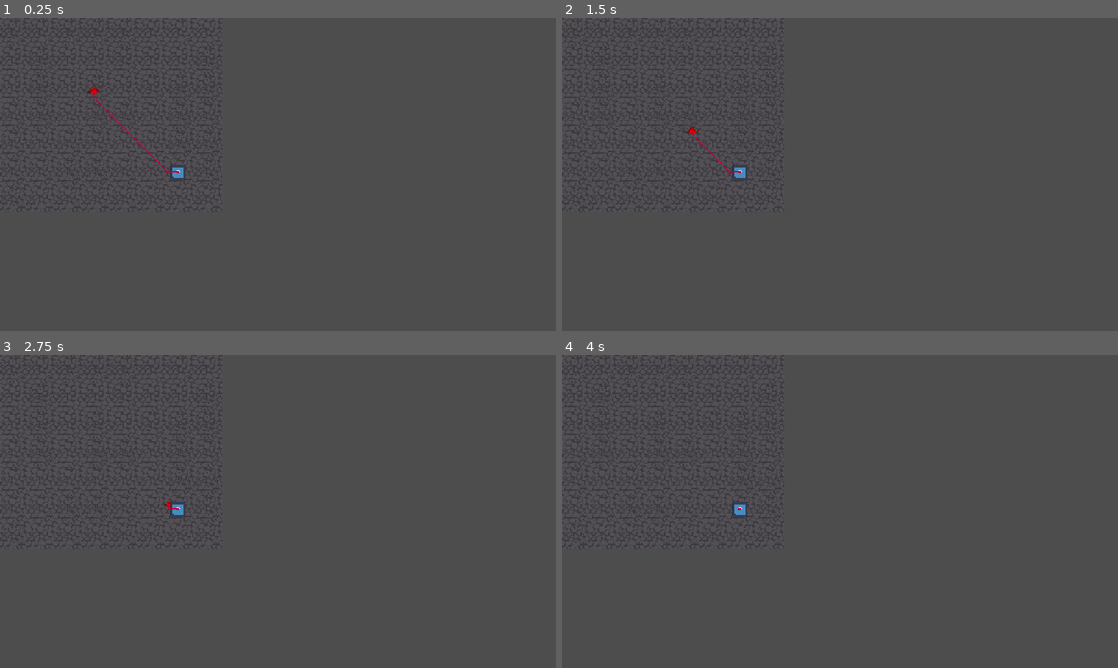
Above: before the commit, frames 1-4 (two rows, left to right).
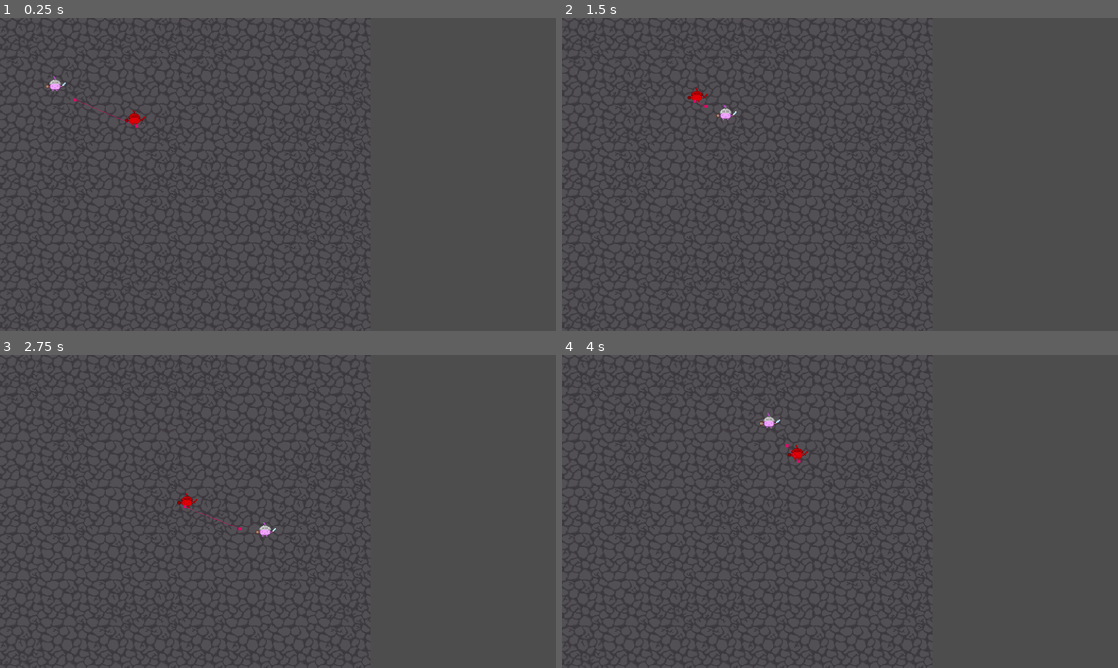
Above: after the commit, the same moments.

Repository: Mystievous/2025-mini-level-1
Game: Godot game, scene res://dev_workspaces/artemis/enemies/enemy_test_scene.tscn
The game is run twice, just before and just after one commit, with the same random seed, the same clock (stepped at 60 frames per second) and the same inputs. The project has no main scene, so this scene is started directly. The engine's default icon, where the game draws it, is replaced by a stand-in: a white triangle on a blue panel in a dark square.
Inputs:
- Up to frame 1 (0.25 s): no input
- Up to frame 2 (1.5 s): hold Right (ui_right) 0.53-1.28 s; hold Down (ui_down) from 1.28 s (still down)
- Up to frame 3 (2.75 s): release Down (ui_down) at 2.03 s; hold Right (ui_right) from 2.03 s (still down)
- Up to frame 4 (4 s): release Right (ui_right) at 2.78 s; hold Up (ui_up) 2.78-3.53 s; hold Left (ui_left) from 3.53 s (still down)

The runs differ from the first frame. In frame 1, 0.4% of the frame differs, in the area x 8-34%, y 18-52%; in frame 2, 0.3%; in frame 3, 0.3%; in frame 4, 0.3%.

Commit message:
refine enemy pathfinding

Diff:
--- a/components/enemy_behavior.gd
+++ b/components/enemy_behavior.gd
@@ -1,12 +1,12 @@
-extends Node2D
+extends NavigationAgent2D
 
-@onready var navigation_agent_2d: NavigationAgent2D = %NavigationAgent2D
+@export_custom(PROPERTY_HINT_NONE, "suffix:px") var target_distance_from_player: float = 30.0
 
-@export var speed_multiplier: int = 1
+@export_range(0, 2, 0.05, "or_greater") var speed_multiplier: float = 1.0
 
 var move_speed:
 	get():
-		return Statics.base_move_speed * speed_multiplier
+		return Statics.base_move_speed * speed_multiplier / 2
 
 var parent: CharacterBody2D
 
@@ -25,28 +25,38 @@
 	else:
 		push_warning("Player node could not be found!")
 
+	velocity_computed.connect(_on_velocity_computed)
 
-func _physics_process(delta: float) -> void:
+func _get_target_position_by_player():
 	if not player:
 		return
+
 	var player_position = player.global_position
-	navigation_agent_2d.target_position = player_position
 
-	var current_agent_position = self.global_position
-	var next_path_position = navigation_agent_2d.get_next_path_position()
+	var vector_player_towards_self = Vector2.from_angle(player_position.angle_to_point(parent.global_position)).normalized() * target_distance_from_player
+
+	return player_position + vector_player_towards_self
+
+func _physics_process(_delta: float) -> void:
+	if not player:
+		return
+
+	target_position = _get_target_position_by_player()
+
+	var current_agent_position = parent.global_position
+	var next_path_position = get_next_path_position()
 	var new_velocity = current_agent_position.direction_to(next_path_position) * move_speed
 
-	if navigation_agent_2d.is_navigation_finished():
+	if is_navigation_finished():
 		return
 
-	if navigation_agent_2d.avoidance_enabled:
-		navigation_agent_2d.velocity = new_velocity
+	if avoidance_enabled:
+		velocity = new_velocity
 	else:
 		_on_velocity_computed(new_velocity)
 
 	parent.move_and_slide()
 
-
 func _on_velocity_computed(safe_velocity: Vector2) -> void:
 	if parent:
 		parent.velocity = safe_velocity
--- a/components/enemy_behavior.tscn
+++ b/components/enemy_behavior.tscn
@@ -2,17 +2,10 @@
 
 [ext_resource type="Script" uid="uid://bkvalvucfld2x" path="res://components/enemy_behavior.gd" id="1_5hkav"]
 
-[node name="EnemyBehavior" type="Node2D"]
-script = ExtResource("1_5hkav")
-
-[node name="NavigationAgent2D" type="NavigationAgent2D" parent="."]
-unique_name_in_owner = true
+[node name="EnemyBehavior" type="NavigationAgent2D"]
 path_desired_distance = 5.0
 target_desired_distance = 5.0
-path_postprocessing = 1
-avoidance_enabled = true
 debug_enabled = true
 debug_use_custom = true
-debug_path_custom_color = Color(0.7353129, 0, 0.23180792, 1)
-
-[connection signal="velocity_computed" from="NavigationAgent2D" to="." method="_on_velocity_computed"]
+debug_path_custom_color = Color(0.8798718, 0.041831262, 0.40848464, 1)
+script = ExtResource("1_5hkav")
--- a/dev_workspaces/artemis/enemies/enemy_test_scene.tscn
+++ b/dev_workspaces/artemis/enemies/enemy_test_scene.tscn
@@ -1,19 +1,31 @@
-[gd_scene load_steps=4 format=4 uid="uid://bxe1nty1rbnpo"]
+[gd_scene load_steps=5 format=4 uid="uid://bxe1nty1rbnpo"]
 
 [ext_resource type="PackedScene" uid="uid://drebcau7s58qn" path="res://characters/enemies/jester.tscn" id="1_76ape"]
 [ext_resource type="TileSet" uid="uid://8b7ksx1jxhyi" path="res://assets/tilemap/tileset.tres" id="1_nm8p4"]
-[ext_resource type="Texture2D" uid="uid://c1ij68f8hfcqk" path="res://icon.svg" id="3_qc448"]
+[ext_resource type="PackedScene" uid="uid://uy4q3a6obvh7" path="res://dev_workspaces/artemis/test_player.tscn" id="3_qc448"]
+
+[sub_resource type="NavigationPolygon" id="NavigationPolygon_qc448"]
+vertices = PackedVector2Array(502, 438, 10, 438, 10, 10, 502, 10)
+polygons = Array[PackedInt32Array]([PackedInt32Array(0, 1, 2, 3)])
 
 [node name="EnemyTestScene" type="Node2D"]
 
-[node name="TileMapLayer" type="TileMapLayer" parent="."]
+[node name="NavigationRegion2D" type="NavigationRegion2D" parent="."]
+navigation_polygon = SubResource("NavigationPolygon_qc448")
+
+[node name="Ground" type="TileMapLayer" parent="NavigationRegion2D"]
 tile_map_data = PackedByteArray("AAAAAAAAAQACAAAAAAAAAAEAAQAAAAAAAAAAAAIAAQAAAAAAAAAAAAMAAQABAAAAAAAAAAQAAQABAAAAAAAAAA …(816 unchanged characters)…
 tile_set = ExtResource("1_nm8p4")
+navigation_enabled = false
 
 [node name="Jester" parent="." instance=ExtResource("1_76ape")]
 position = Vector2(207, 157)
+collision_mask = 1
 
-[node name="Sprite2D" type="Sprite2D" parent="." groups=["Player"]]
-position = Vector2(410, 355)
-scale = Vector2(0.28125, 0.28125)
-texture = ExtResource("3_qc448")
+[node name="TestPlayer" parent="." instance=ExtResource("3_qc448")]
+position = Vector2(76, 101)
+collision_layer = 2
+
+[node name="Camera2D" type="Camera2D" parent="."]
+anchor_mode = 0
+zoom = Vector2(2.5, 2.5)
--- /dev/null
+++ b/dev_workspaces/artemis/test_player.gd
@@ -0,0 +1,8 @@
+extends CharacterBody2D
+
+func _physics_process(delta: float) -> void:
+	var move_vector = Input.get_vector("ui_left", "ui_right", "ui_up", "ui_down")
+
+	velocity = move_vector * Statics.base_move_speed
+
+	move_and_slide()
--- /dev/null
+++ b/dev_workspaces/artemis/test_player.tscn
@@ -0,0 +1,21 @@
+[gd_scene load_steps=4 format=3 uid="uid://uy4q3a6obvh7"]
+
+[ext_resource type="Script" uid="uid://dyuh3cybdmtyk" path="res://dev_workspaces/artemis/test_player.gd" id="1_goxvr"]
+[ext_resource type="Texture2D" uid="uid://c8ya0sik6kghv" path="res://characters/player/assets/MC_KnightBlob.png" id="1_vaqua"]
+
+[sub_resource type="RectangleShape2D" id="RectangleShape2D_goxvr"]
+size = Vector2(16, 16)
+
+[node name="TestPlayer" type="CharacterBody2D" groups=["Player"]]
+script = ExtResource("1_goxvr")
+
+[node name="CollisionShape2D" type="CollisionShape2D" parent="."]
+position = Vector2(0, -8)
+shape = SubResource("RectangleShape2D_goxvr")
+
+[node name="Sprite2D" type="Sprite2D" parent="."]
+position = Vector2(0, -8)
+texture = ExtResource("1_vaqua")
+
+[node name="NavigationAgent2D" type="NavigationAgent2D" parent="."]
+avoidance_enabled = true
--- a/project.godot
+++ b/project.godot
@@ -16,9 +16,11 @@
 
 [display]
 
-window/size/viewport_width=1280
-window/size/viewport_height=720
+window/size/viewport_width=1920
+window/size/viewport_height=1080
+window/size/mode=2
 window/stretch/mode="canvas_items"
+window/stretch/scale_mode="integer"
 
 [global_group]
 
Not shown, added: dev_workspaces/artemis/test_player.gd.uid
